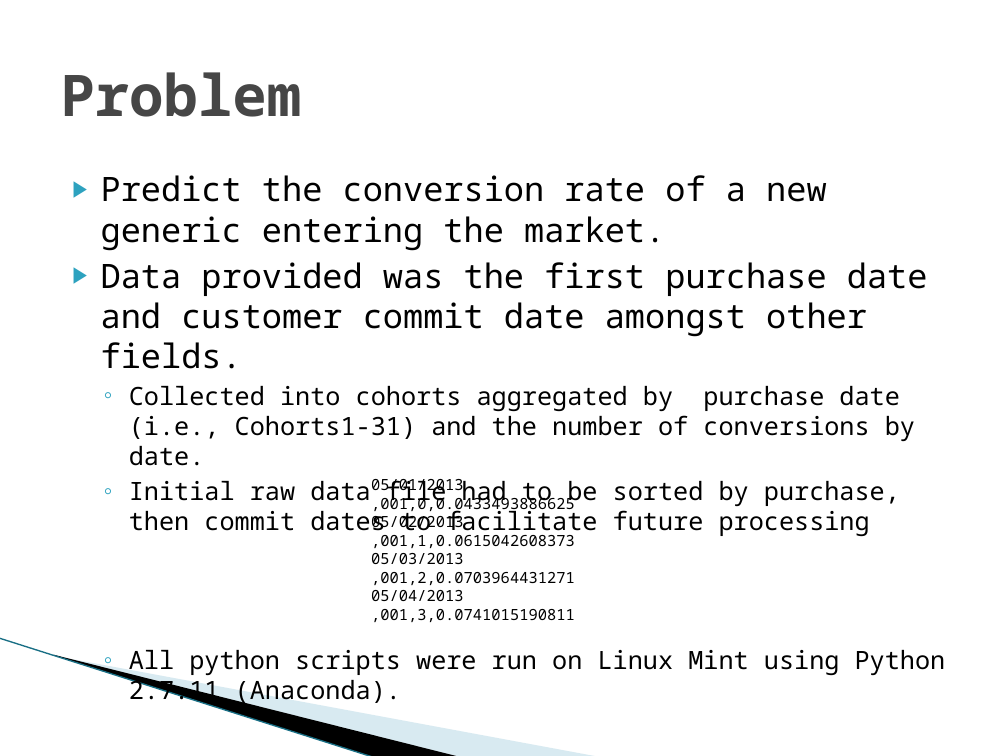
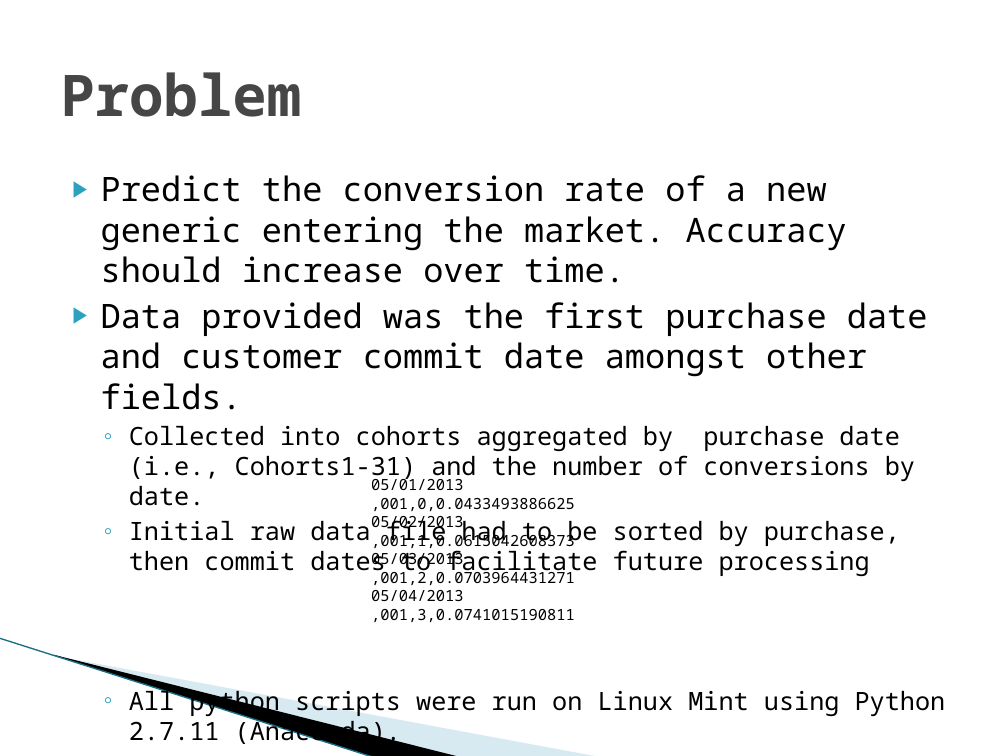
Before and after one commit to RusinkoA3/DataChallenge, a slide deck: slide 2 of Data Challenge.pptx. Drawn at 1008x756 pixels with LibreOffice and Linux fonts; fonts in the diff are those of the drawing; background and template pictures are left out. Boxes give left, top, right and bottom in pixels: in the first picture for what was removed or moved away, otherwise in the second. Text is boxed around its words. In the diff, an @@ line names an element or a change of style, - is before the commit and + after.

```diff
--- a/Data Challenge.pptx
+++ b/Data Challenge.pptx
@@ text at [101,175,847,283]: text changed @@
-▶ Predict the conversion rate of a new generic entering the market.
+▶ Predict the conversion rate of a new generic entering the market. Accuracy should increase over time.
```
